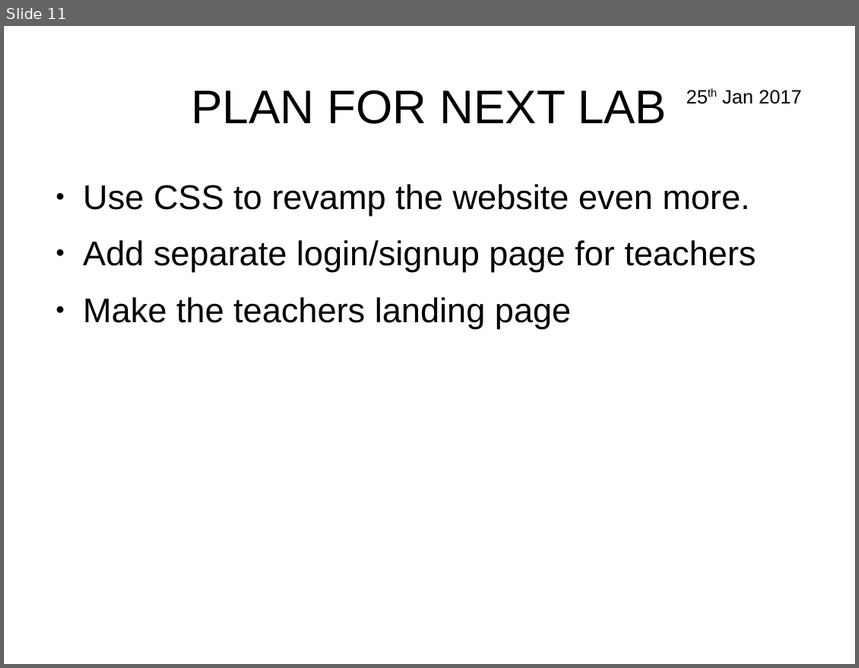
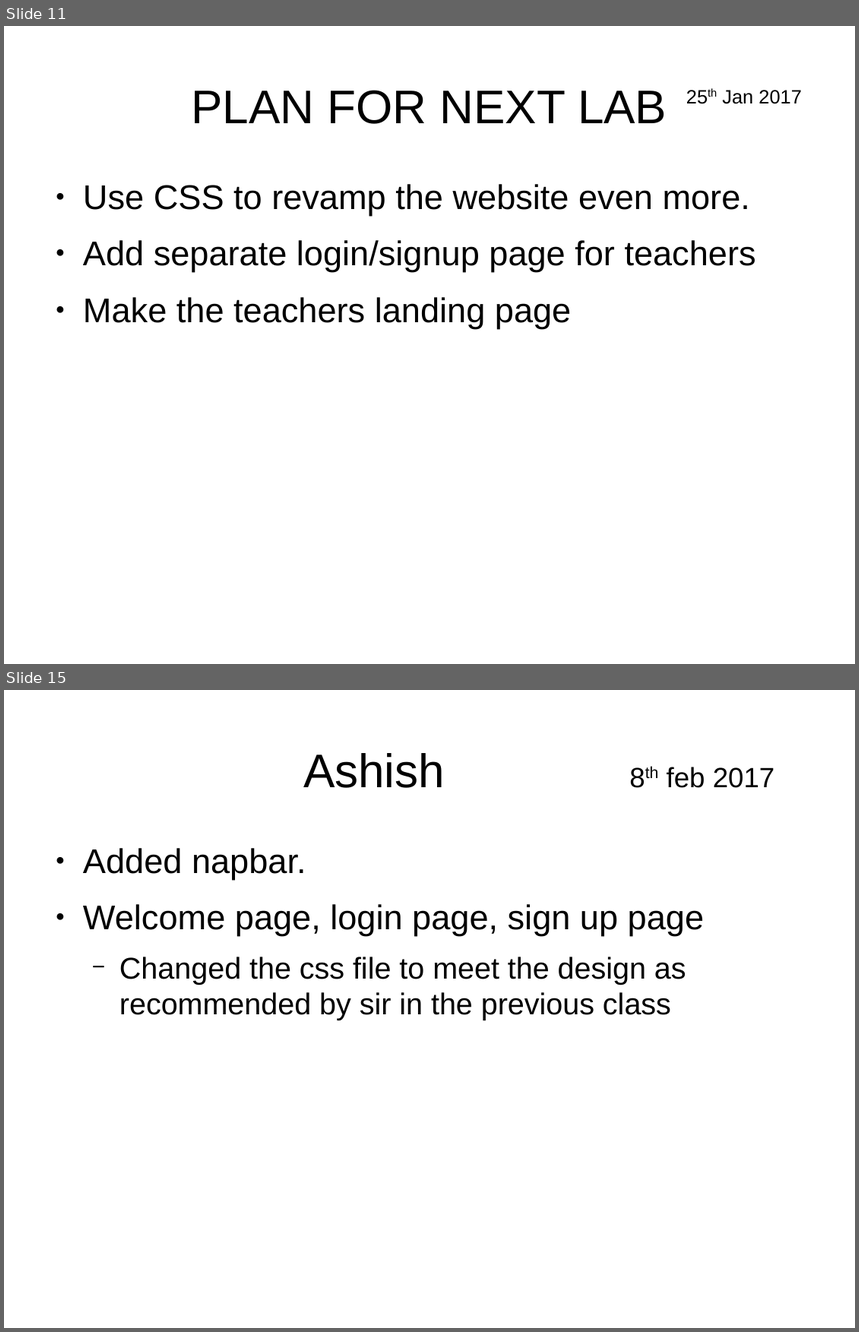
Before and after one commit to pandusonu2/WebTech, a slide deck: Presentation.odp. Shown one above the other, each under a label of ours: slide 11 before the commit, slides 11 and 15 after it; the slides between them are not shown. The pictures are 859x668 and 859x1332 pixels, drawn with LibreOffice and Linux fonts; fonts in the diff are those of the drawing. Boxes give left, top, right and bottom in pixels: in the first picture for what was removed or moved away, otherwise in the second. Text is boxed around its words. In the diff, an @@ line names an element or a change of style, - is before the commit and + after.

```diff
--- a/Presentation.odp
+++ b/Presentation.odp
@@ slide 15 added at (4,690,855,1328), background #FFFFFF @@
@@ title added at (303,753,775,788), 26 pt, text #000000 @@
+Ashish 8th feb 2017
@@ text added at (83,848,704,1021), 28 pt, text #000000 @@
+● Added napbar.
+● Welcome page, login page, sign up page
+  − Changed the css file to meet the design as recommended by sir in the previous class
```
Also in this commit, not shown: 4 other slides added.
